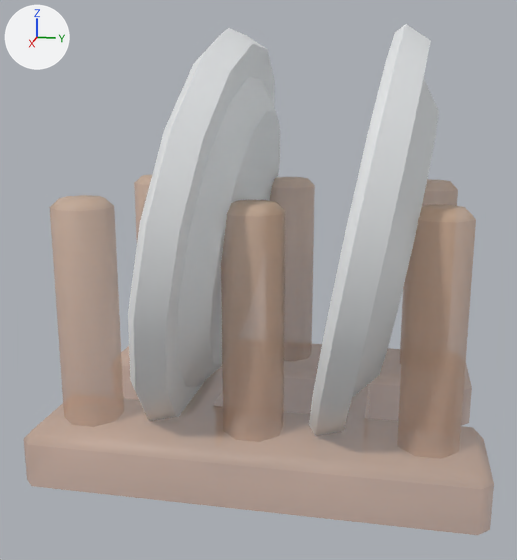
Two versions of the FBX model Assets/Models/TinyTreats Kitchen/dishrack_plates.fbx, one commit apart.
Both versions are drawn from a 50 mm camera at (1.345, 0.238, 0.656) aimed at (0.022, -0.027, 0.326). Every picture has the same lights, and +X, +Y and +Z are marked at upper left. Objects named as collision shapes, trigger or cutter boxes, shadow casters or lower levels of detail are left out. Where no turn or scale is listed for an object, it has been applied to the vertices.

Objects in the first picture: 'dishrack_plates'.
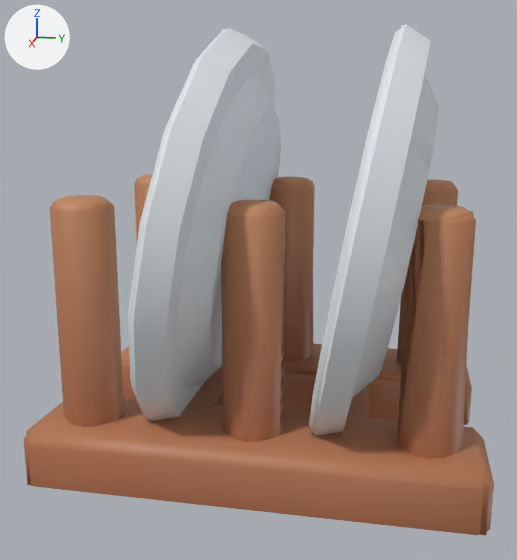
Changed parts and their boxes [x1, y1, x2, y2] in the pictures (517 x 560 px):
'dishrack_plates', surface changed: [24, 25, 494, 535] in both
'dishrack_plates_LOD1', added: after [27, 26, 488, 535]

The change, as a diff of the scene's bpy script:
```diff
--- a/Assets/Models/TinyTreats Kitchen/dishrack_plates.fbx.py
+++ b/Assets/Models/TinyTreats Kitchen/dishrack_plates.fbx.py
@@ img_tiny_treats_texture_1_png @@
-img_tiny_treats_texture_1_png = load_image('tiny_treats_texture_1.png', 'tiny_treats_texture_1.png', 1024, 1024, 'Non-Color')
+img_tiny_treats_texture_1_png = load_image('tiny_treats_texture_1.png', 'tiny_treats_texture_1.png', 1024, 1024, 'sRGB')
@@ mat_tiny_treats_1 @@
 n0 = _N.new('ShaderNodeBsdfPrincipled'); n0.name = 'Principled BSDF'
 n2 = _N.new('ShaderNodeTexImage'); n2.name = 'Image Texture'
 n2.image = img_tiny_treats_texture_1_png
-n3 = _N.new('ShaderNodeTexImage'); n3.name = 'Image Texture.001'
-n3.image = img_tiny_treats_texture_1_png
 _L.new(n2.outputs[0], n0.inputs[0])  # 'Color' to 'Base Color'
-_L.new(n3.outputs[0], n0.inputs[4])  # 'Color' to 'Alpha'
 _L.new(n0.outputs[0], n1.inputs[0])  # 'BSDF' to 'Surface'
+_L.new(n2.outputs[1], n0.inputs[4])  # 'Alpha' to 'Alpha'
@@ me_dishrack_plates_001 @@
+me_dishrack_plates_001.from_pydata(...)  # 276 vertices, 333 faces; spans x -0.374..0.373, y -0.4..0.4, z 0.0..0.784
+me_dishrack_plates_001.materials.append(mat_tiny_treats_1)  # picture img_tiny_treats_texture_1_png
@@ ob_dishrack_plates_lod1 @@
+ob_dishrack_plates_lod1 = bpy.data.objects.new('dishrack_plates_LOD1', me_dishrack_plates_001)
+ob_dishrack_plates_lod1.location = (0.0, 0.0, 0.0)
```
